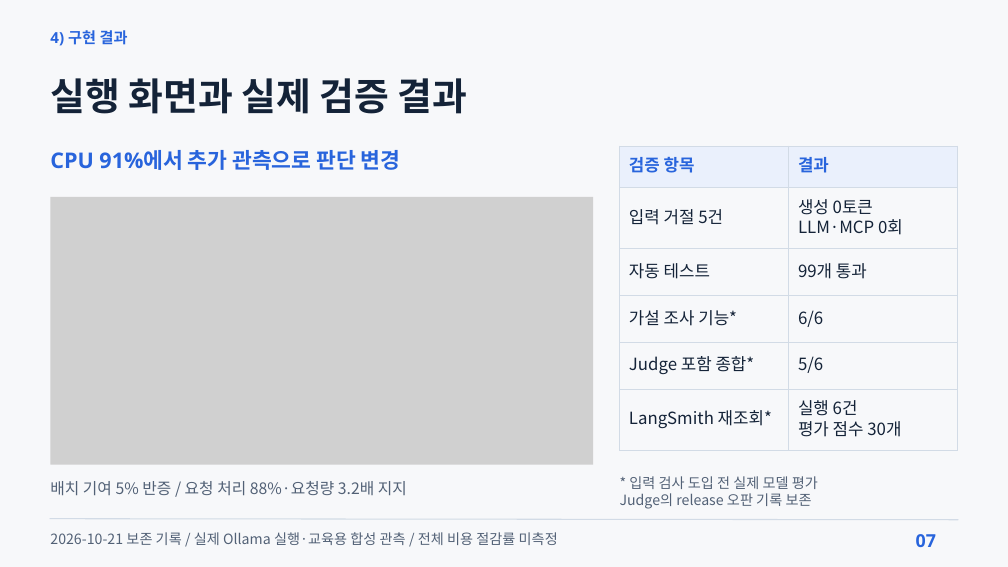
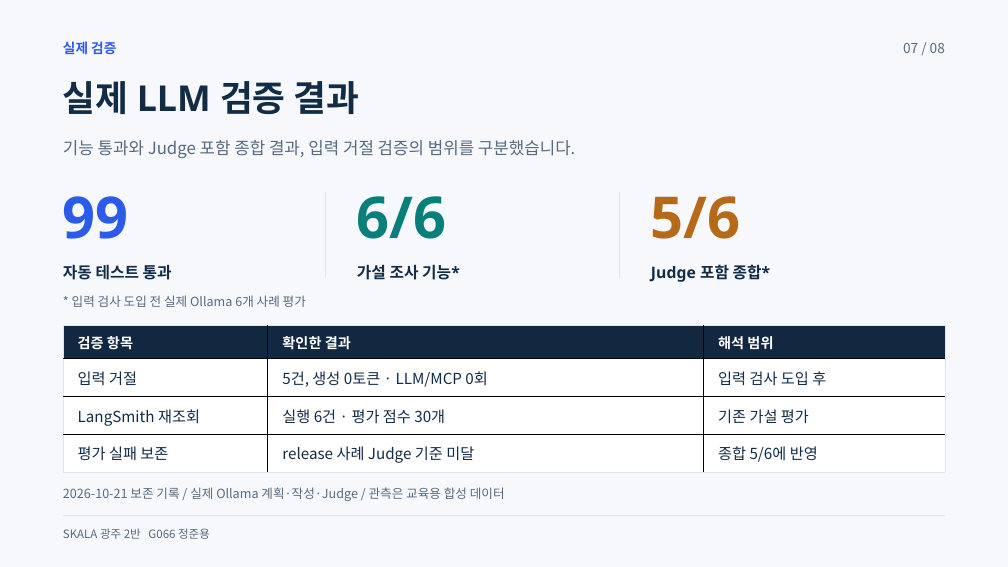
Before and after one commit to beshurl/skala-ai-mini-project, a slide deck: slide 7 of doc/presentation/운영진단_에이전트_5분발표.pptx. Drawn at 1008x567 pixels with LibreOffice and Linux fonts; fonts in the diff are those of the drawing; grey boxes stand for pictures. Boxes give left, top, right and bottom in pixels: in the first picture for what was removed or moved away, otherwise in the second. Text is boxed around its words. In the diff, an @@ line names an element or a change of style, - is before the commit and + after.

Commit message:
docs: redesign presentation spacing and evidence layouts

```diff
--- a/doc/presentation/운영진단_에이전트_5분발표.pptx
+++ b/doc/presentation/운영진단_에이전트_5분발표.pptx
@@ background #F7F8FA to #F7F8FC @@
@@ text removed at (50,30,128,46) @@
-4) 구현 결과
@@ text added at (63,41,116,54), 19.5 pt, text #2B5BEB, bold @@
+실제 검증
@@ text at (903,43,945,53): text changed; size 25.5 to 19.5 pt; font Noto Sans to Noto Sans CJK KR; text colour #2864DC to #566A80; bold off @@
-07
+07 / 08
@@ text at (63,81,360,114): text changed; size 54 to 51 pt; text colour #142338 to #122C46 @@
-실행 화면과 실제 검증 결과
+실제 LLM 검증 결과
@@ text added at (63,140,575,158), 24 pt, text #566A80 @@
+기능 통과와 Judge 포함 종합 결과, 입력 거절 검증의 범위를 구분했습니다.
@@ text removed at (50,150,401,170) @@
-CPU 91%에서 추가 관측으로 판단 변경
@@ picture removed at (50,197,593,465) @@
@@ text added at (63,196,129,239), 82.5 pt, text #2B5BEB, bold @@
+99
@@ line added from (326, 192) to (326, 278), #DDE5EE 2.25 pt @@
@@ text added at (357,196,447,239), 82.5 pt, text #087F7A, bold @@
+6/6
@@ text added at (651,196,741,239), 82.5 pt, text #B66A19, bold @@
+5/6
@@ text added at (63,264,172,280), 22.5 pt, text #122C46, bold @@
+자동 테스트 통과
@@ text added at (357,264,460,280), 22.5 pt, text #122C46, bold @@
+가설 조사 기능*
@@ text added at (651,264,771,282), 22.5 pt, text #122C46, bold @@
+Judge 포함 종합*
@@ text at (72,295,306,307): text changed; size 20.2 to 18 pt; text colour #526176 to #566A80 @@
-* 입력 검사 도입 전 실제 모델 평가
-Judge의 release 오판 기록 보존
+* 입력 검사 도입 전 실제 Ollama 6개 사례 평가
@@ table at (63,326,945,468) @@
-검증 항목 | 결과
-입력 거절 5건 | 생성 0토큰 / LLM·MCP 0회
-자동 테스트 | 99개 통과
-가설 조사 기능* | 6/6
-Judge 포함 종합* | 5/6
-LangSmith 재조회* | 실행 6건 / 평가 점수 30개
+검증 항목 | 확인한 결과 | 해석 범위
+입력 거절 | 5건, 생성 0토큰 · LLM/MCP 0회 | 입력 검사 도입 후
+LangSmith 재조회 | 실행 6건 · 평가 점수 30개 | 기존 가설 평가
+평가 실패 보존 | release 사례 Judge 기준 미달 | 종합 5/6에 반영
@@ table: place and size @@
-table at (619,146,957,451)
+table at (63,326,945,468)
@@ text removed at (50,481,407,496) @@
-배치 기여 5% 반증 / 요청 처리 88%·요청량 3.2배 지지
@@ text at (63,487,505,501): text changed; size 20.2 to 18 pt; text colour #526176 to #566A80 @@
-2026-10-21 보존 기록 / 실제 Ollama 실행·교육용 합성 관측 / 전체 비용 절감률 미측정
+2026-10-21 보존 기록 / 실제 Ollama 계획·작성·Judge / 관측은 교육용 합성 데이터
@@ line moved from (50, 519) - (958, 520) to (63, 516) - (945, 516) @@
@@ line (63, 516) - (945, 516): stroke #D2DBE6 1.5 pt to #DDE5EE 2.25 pt @@
@@ text added at (63,528,210,539), 16.5 pt, text #566A80 @@
+SKALA 광주 2반 G066 정준용
```
Also in this commit, not shown: 6 other slides changed, 1 slide added, 1 slide removed, 4 other files.
